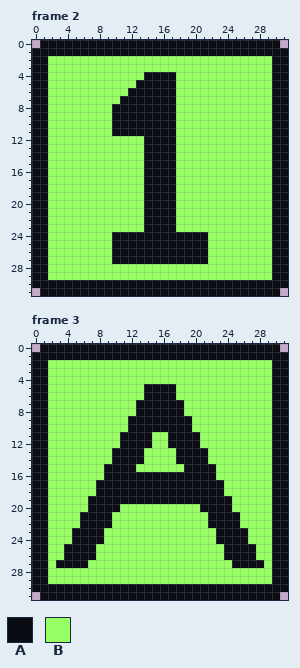
A pixel-art file gets an edit: assets/MenuIcons/AutoButton.aseprite. This is how it looked before the edit.
32x32 pixels, 3 frames. Shown: frame 2, frame 3. The commit also changed other frames, which this record leaves out.
Visible layers, top first: "Layer 2", "Layer 1".
Palette (. is transparent): A #0a0c14  B #96ff64
Pixels before, frame 2, first column x 0:
 0 .AAAAAAAAAAAAAAAAAAAAAAAAAAAAAA.
 1 AAAAAAAAAAAAAAAAAAAAAAAAAAAAAAAA
 2 AABBBBBBBBBBBBBBBBBBBBBBBBBBBBAA
 3 AABBBBBBBBBBBBBBBBBBBBBBBBBBBBAA
 4 AABBBBBBBBBBBBAAAABBBBBBBBBBBBAA
 5 AABBBBBBBBBBBAAAAABBBBBBBBBBBBAA
 6 AABBBBBBBBBBAAAAAABBBBBBBBBBBBAA
 7 AABBBBBBBBBAAAAAAABBBBBBBBBBBBAA
 8 AABBBBBBBBAAAAAAAABBBBBBBBBBBBAA
 9 AABBBBBBBBAAAAAAAABBBBBBBBBBBBAA
10 AABBBBBBBBAAAAAAAABBBBBBBBBBBBAA
11 AABBBBBBBBAAAAAAAABBBBBBBBBBBBAA
12 AABBBBBBBBBBBBAAAABBBBBBBBBBBBAA
13 AABBBBBBBBBBBBAAAABBBBBBBBBBBBAA
14 AABBBBBBBBBBBBAAAABBBBBBBBBBBBAA
15 AABBBBBBBBBBBBAAAABBBBBBBBBBBBAA
16 AABBBBBBBBBBBBAAAABBBBBBBBBBBBAA
17 AABBBBBBBBBBBBAAAABBBBBBBBBBBBAA
18 AABBBBBBBBBBBBAAAABBBBBBBBBBBBAA
19 AABBBBBBBBBBBBAAAABBBBBBBBBBBBAA
20 AABBBBBBBBBBBBAAAABBBBBBBBBBBBAA
21 AABBBBBBBBBBBBAAAABBBBBBBBBBBBAA
22 AABBBBBBBBBBBBAAAABBBBBBBBBBBBAA
23 AABBBBBBBBBBBBAAAABBBBBBBBBBBBAA
24 AABBBBBBBBAAAAAAAAAAAABBBBBBBBAA
25 AABBBBBBBBAAAAAAAAAAAABBBBBBBBAA
26 AABBBBBBBBAAAAAAAAAAAABBBBBBBBAA
27 AABBBBBBBBAAAAAAAAAAAABBBBBBBBAA
28 AABBBBBBBBBBBBBBBBBBBBBBBBBBBBAA
29 AABBBBBBBBBBBBBBBBBBBBBBBBBBBBAA
30 AAAAAAAAAAAAAAAAAAAAAAAAAAAAAAAA
31 .AAAAAAAAAAAAAAAAAAAAAAAAAAAAAA.
Pixels before, frame 3, first column x 0:
 0 .AAAAAAAAAAAAAAAAAAAAAAAAAAAAAA.
 1 AAAAAAAAAAAAAAAAAAAAAAAAAAAAAAAA
 2 AABBBBBBBBBBBBBBBBBBBBBBBBBBBBAA
 3 AABBBBBBBBBBBBBBBBBBBBBBBBBBBBAA
 4 AABBBBBBBBBBBBBBBBBBBBBBBBBBBBAA
 5 AABBBBBBBBBBBBAAAABBBBBBBBBBBBAA
 6 AABBBBBBBBBBBBAAAABBBBBBBBBBBBAA
 7 AABBBBBBBBBBBAAAAAABBBBBBBBBBBAA
 8 AABBBBBBBBBBBAAAAAABBBBBBBBBBBAA
 9 AABBBBBBBBBBAAAAAAAABBBBBBBBBBAA
10 AABBBBBBBBBBAAAAAAAABBBBBBBBBBAA
11 AABBBBBBBBBAAAABBAAAABBBBBBBBBAA
12 AABBBBBBBBBAAAABBAAAABBBBBBBBBAA
13 AABBBBBBBBAAAABBBBAAAABBBBBBBBAA
14 AABBBBBBBBAAAABBBBAAAABBBBBBBBAA
15 AABBBBBBBAAAABBBBBBAAAABBBBBBBAA
16 AABBBBBBBAAAAAAAAAAAAAABBBBBBBAA
17 AABBBBBBAAAAAAAAAAAAAAAABBBBBBAA
18 AABBBBBBAAAAAAAAAAAAAAAABBBBBBAA
19 AABBBBBAAAAAAAAAAAAAAAAAABBBBBAA
20 AABBBBBAAAABBBBBBBBBBAAAABBBBBAA
21 AABBBBAAAABBBBBBBBBBBBAAAABBBBAA
22 AABBBBAAAABBBBBBBBBBBBAAAABBBBAA
23 AABBBAAAABBBBBBBBBBBBBBAAAABBBAA
24 AABBBAAAABBBBBBBBBBBBBBAAAABBBAA
25 AABBAAAABBBBBBBBBBBBBBBBAAAABBAA
26 AABBAAAABBBBBBBBBBBBBBBBAAAABBAA
27 AABAAAABBBBBBBBBBBBBBBBBBAAAABAA
28 AABBBBBBBBBBBBBBBBBBBBBBBBBBBBAA
29 AABBBBBBBBBBBBBBBBBBBBBBBBBBBBAA
30 AAAAAAAAAAAAAAAAAAAAAAAAAAAAAAAA
31 .AAAAAAAAAAAAAAAAAAAAAAAAAAAAAA.
Now the later version:
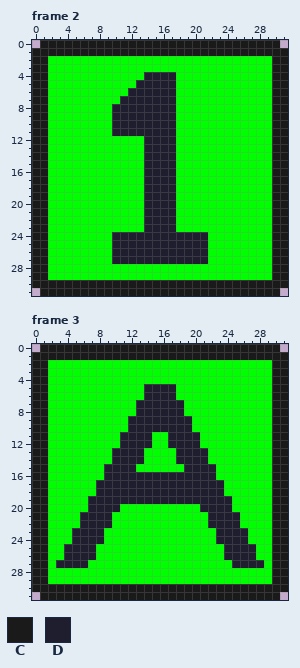
Colours new in this view: C #1a1a1a  D #1e1e2e
Diff:
colour B: #96ff64 -> #00ff00
Changed rows in their new state; - is a pixel that keeps its letter.
Frame 2, layers "Layer 2", "Layer 1":
first column x 0:
 0 -CCCCCCCCCCCCCCCCCCCCCCCCCCCCCC-
 1 CCCCCCCCCCCCCCCCCCCCCCCCCCCCCCCC
 2 CC----------------------------CC
 3 CC----------------------------CC
 4 CC------------DDDD------------CC
 5 CC-----------DDDDD------------CC
 6 CC----------DDDDDD------------CC
 7 CC---------DDDDDDD------------CC
 8 CC--------DDDDDDDD------------CC
 9 CC--------DDDDDDDD------------CC
10 CC--------DDDDDDDD------------CC
11 CC--------DDDDDDDD------------CC
12 CC------------DDDD------------CC
13 CC------------DDDD------------CC
14 CC------------DDDD------------CC
15 CC------------DDDD------------CC
16 CC------------DDDD------------CC
17 CC------------DDDD------------CC
18 CC------------DDDD------------CC
19 CC------------DDDD------------CC
20 CC------------DDDD------------CC
21 CC------------DDDD------------CC
22 CC------------DDDD------------CC
23 CC------------DDDD------------CC
24 CC--------DDDDDDDDDDDD--------CC
25 CC--------DDDDDDDDDDDD--------CC
26 CC--------DDDDDDDDDDDD--------CC
27 CC--------DDDDDDDDDDDD--------CC
28 CC----------------------------CC
29 CC----------------------------CC
30 CCCCCCCCCCCCCCCCCCCCCCCCCCCCCCCC
31 -CCCCCCCCCCCCCCCCCCCCCCCCCCCCCC-
Frame 3, layers "Layer 2", "Layer 1":
first column x 0:
 0 -CCCCCCCCCCCCCCCCCCCCCCCCCCCCCC-
 1 CCCCCCCCCCCCCCCCCCCCCCCCCCCCCCCC
 2 CC----------------------------CC
 3 CC----------------------------CC
 4 CC----------------------------CC
 5 CC------------DDDD------------CC
 6 CC------------DDDD------------CC
 7 CC-----------DDDDDD-----------CC
 8 CC-----------DDDDDD-----------CC
 9 CC----------DDDDDDDD----------CC
10 CC----------DDDDDDDD----------CC
11 CC---------DDDD--DDDD---------CC
12 CC---------DDDD--DDDD---------CC
13 CC--------DDDD----DDDD--------CC
14 CC--------DDDD----DDDD--------CC
15 CC-------DDDD------DDDD-------CC
16 CC-------DDDDDDDDDDDDDD-------CC
17 CC------DDDDDDDDDDDDDDDD------CC
18 CC------DDDDDDDDDDDDDDDD------CC
19 CC-----DDDDDDDDDDDDDDDDDD-----CC
20 CC-----DDDD----------DDDD-----CC
21 CC----DDDD------------DDDD----CC
22 CC----DDDD------------DDDD----CC
23 CC---DDDD--------------DDDD---CC
24 CC---DDDD--------------DDDD---CC
25 CC--DDDD----------------DDDD--CC
26 CC--DDDD----------------DDDD--CC
27 CC-DDDD------------------DDDD-CC
28 CC----------------------------CC
29 CC----------------------------CC
30 CCCCCCCCCCCCCCCCCCCCCCCCCCCCCCCC
31 -CCCCCCCCCCCCCCCCCCCCCCCCCCCCCC-
Where, in picture pixels (left, top, right, bottom), the same in both pictures:
changed: (32, 40, 288, 296)
changed: (32, 344, 288, 600)
